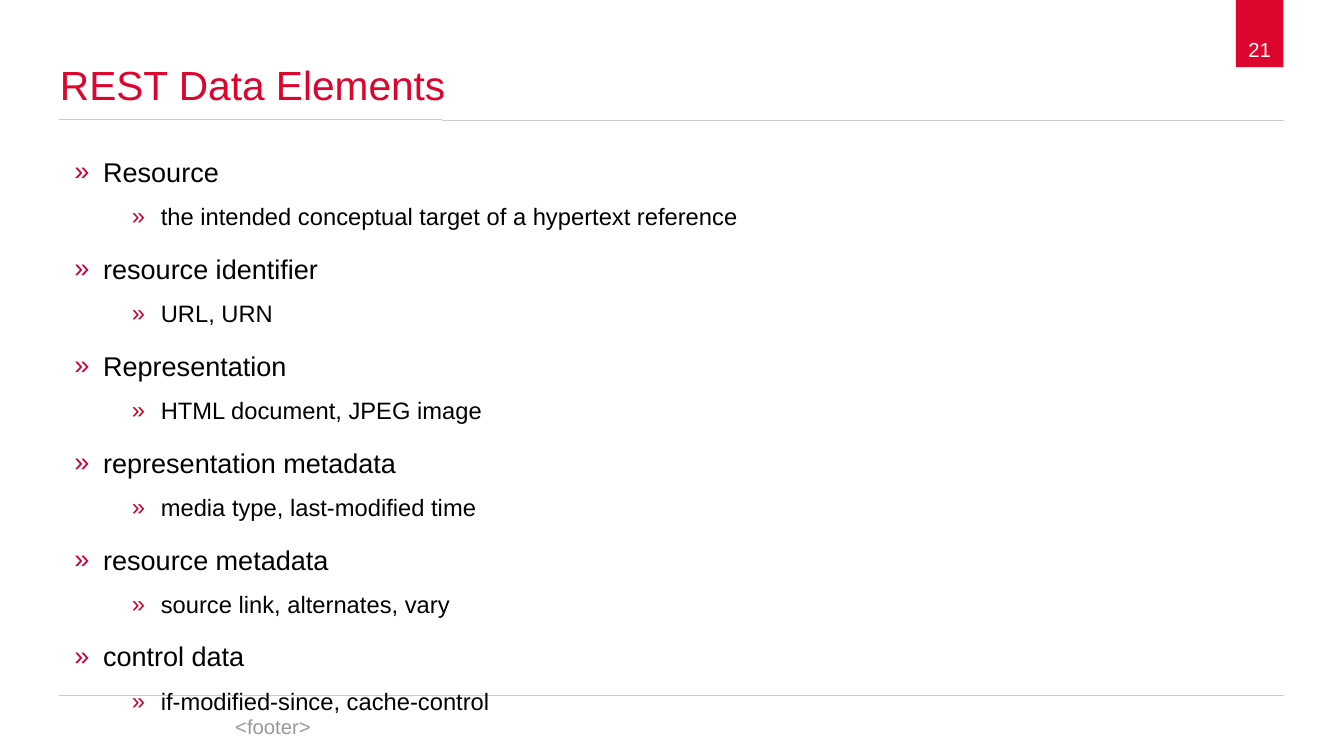
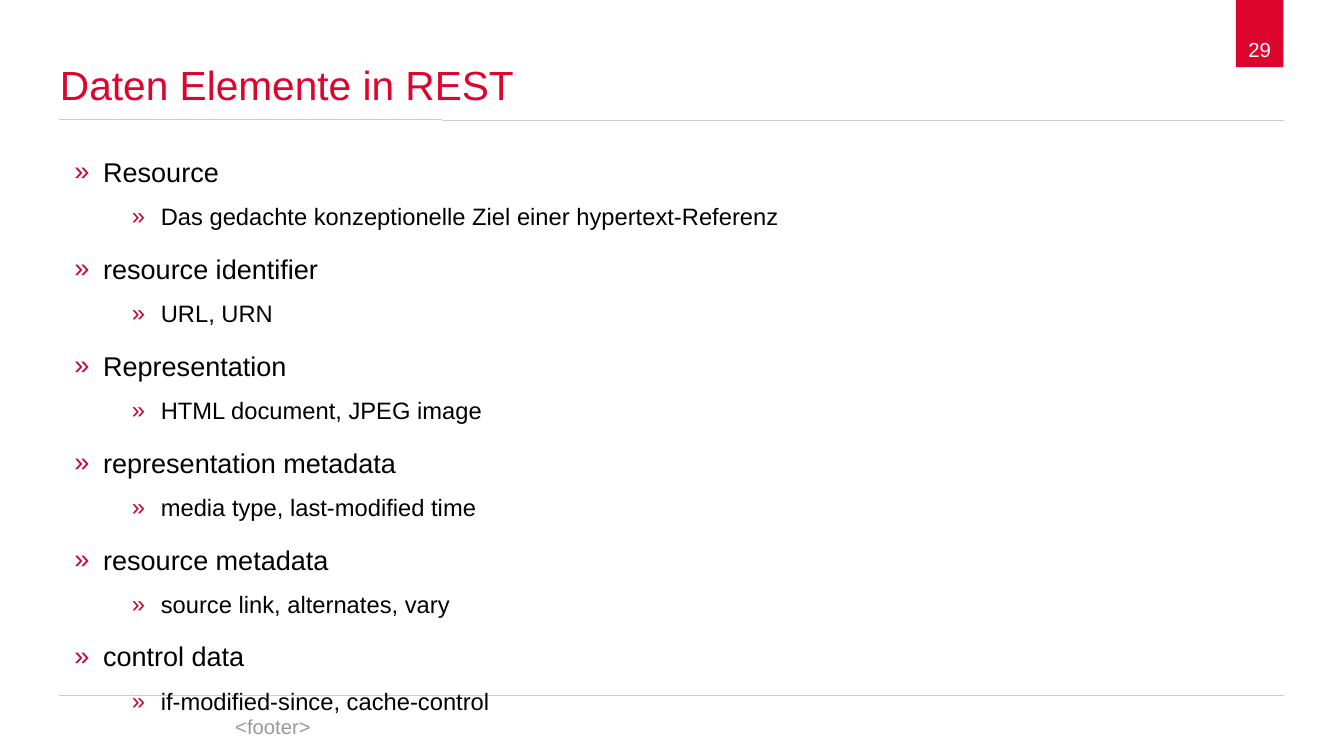
Before and after one commit to spaceone/presentations, a slide deck: slide 29 of representational-state-transfer/representational-state-transfer.odp (slide 21 before the commit). Drawn at 1344x756 pixels with LibreOffice and Linux fonts; fonts in the diff are those of the drawing; background and template pictures are left out. Boxes give left, top, right and bottom in pixels: in the first picture for what was removed or moved away, otherwise in the second. Text is boxed around its words. In the diff, an @@ line names an element or a change of style, - is before the commit and + after.

Commit message:
Add data raw example

```diff
--- a/representational-state-transfer/representational-state-transfer.odp
+++ b/representational-state-transfer/representational-state-transfer.odp
@@ page number at (1248, 43, 1271, 58): text changed @@
-21
+29
@@ title at (60, 70, 513, 101): text changed @@
-REST Data Elements
+Daten Elemente in REST
@@ text at (161, 207, 778, 230): text changed @@
-    » the intended conceptual target of a hypertext reference
+    » Das gedachte konzeptionelle Ziel einer hypertext-Referenz
```
Also in this commit, not shown: 15 other slides changed, 15 slides added, 4 slides removed, 3 other files.
